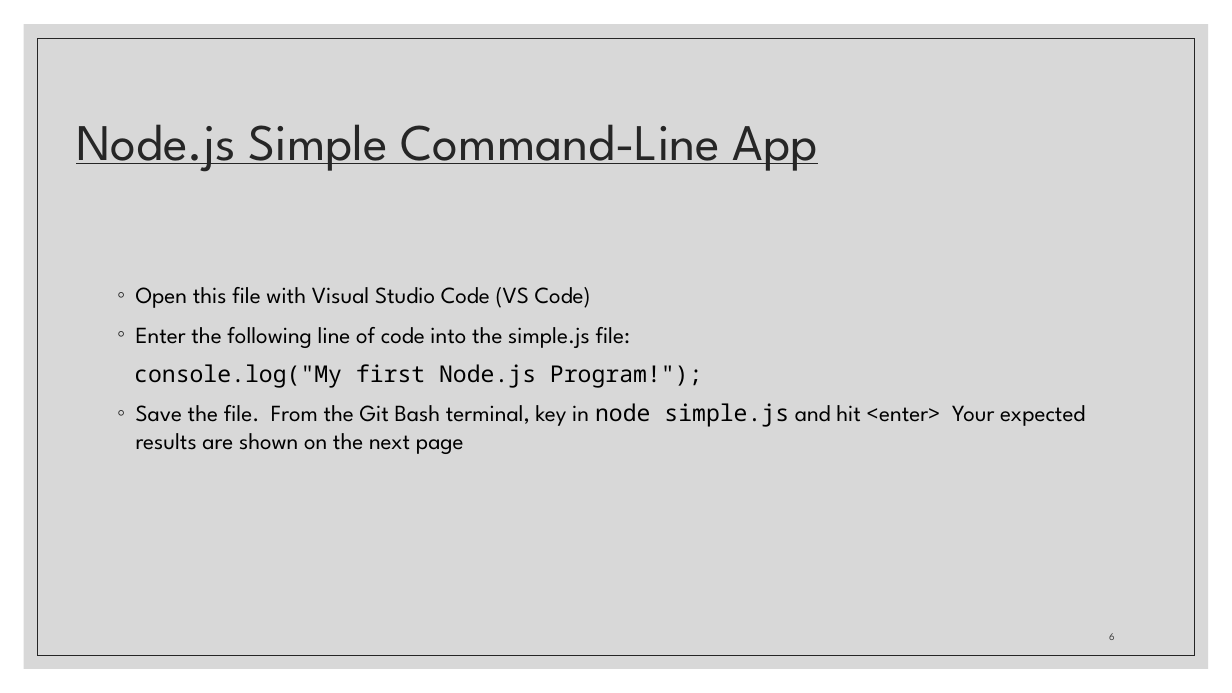
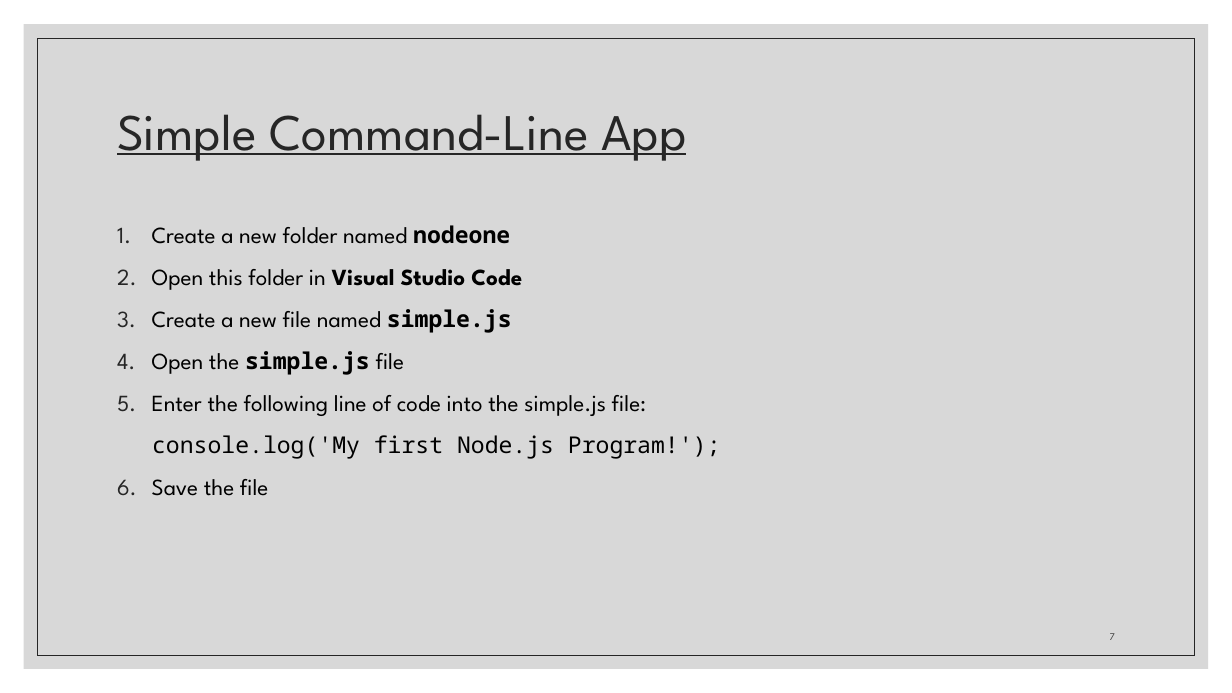
Before and after one commit to zackstotts/base-node-curriculum, a slide deck: slide 7 of unit_01/slides/Unit01-PartI.pptx (slide 6 before the commit). Drawn at 1232x693 pixels with LibreOffice and Linux fonts; fonts in the diff are those of the drawing. Boxes give left, top, right and bottom in pixels: in the first picture for what was removed or moved away, otherwise in the second. Text is boxed around its words. In the diff, an @@ line names an element or a change of style, - is before the commit and + after.

```diff
--- a/unit_01/slides/Unit01-PartI.pptx
+++ b/unit_01/slides/Unit01-PartI.pptx
@@ title at (117, 114, 686, 161): text changed @@
-Node.js Simple Command-Line App
+Simple Command-Line App
@@ text "Create a new folder named ...": place and size @@
-text "Create a new folder named ..." at (134, 287, 1085, 454)
+text "Create a new folder named ..." at (152, 225, 720, 496)
@@ text at (152, 225, 522, 374): text changed @@
-◦ Open this file with Visual Studio Code (VS Code)
+1. Create a new folder named nodeone
+2. Open this folder in Visual Studio Code
+3. Create a new file named simple.js
+4. Open the simple.js file
@@ text at (152, 395, 646, 416): bullet ◦ to 1.; line spacing 1 to 1.1 @@
@@ text at (152, 435, 720, 496): text changed; font League Spartan to Noto Sans Mono @@
-console.log("My first Node.js Program!");
-◦ Save the file. From the Git Bash terminal, key in node simple.js and hit <enter> Your expected results are shown on the next page
+console.log('My first Node.js Program!');
+6. Save the file
@@ page number at (1110, 633, 1115, 640): text changed @@
-6
+7
```
Also in this commit, not shown: 15 other slides changed, 6 slides added, 3 slides removed.
